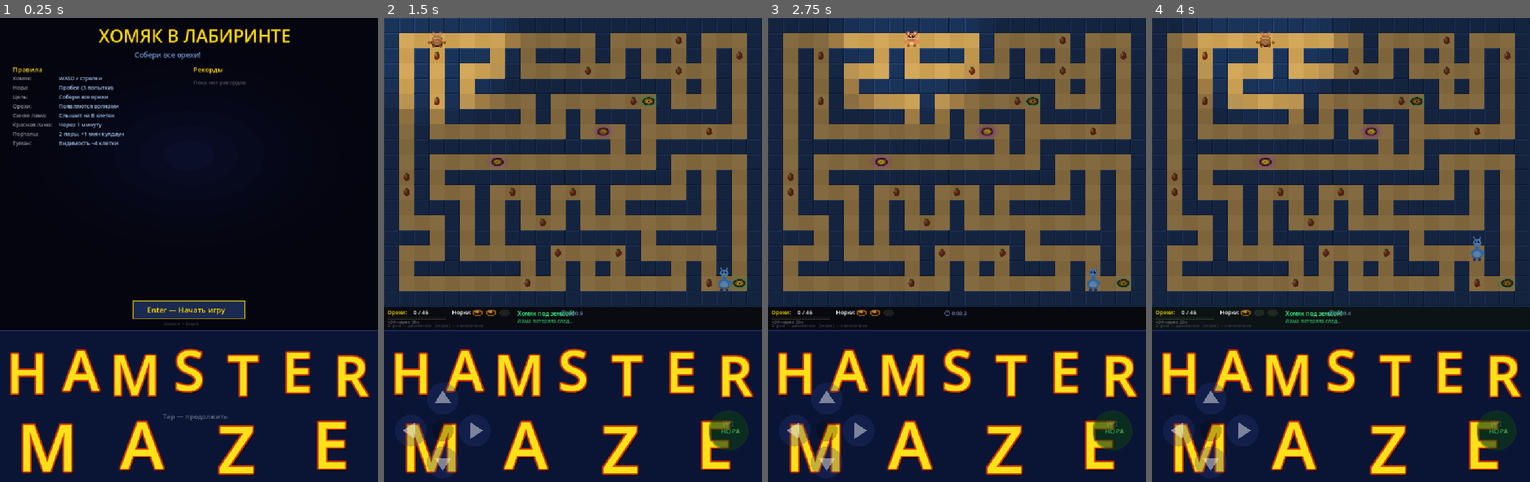
Above: before the commit, frames 1-4 (left to right).
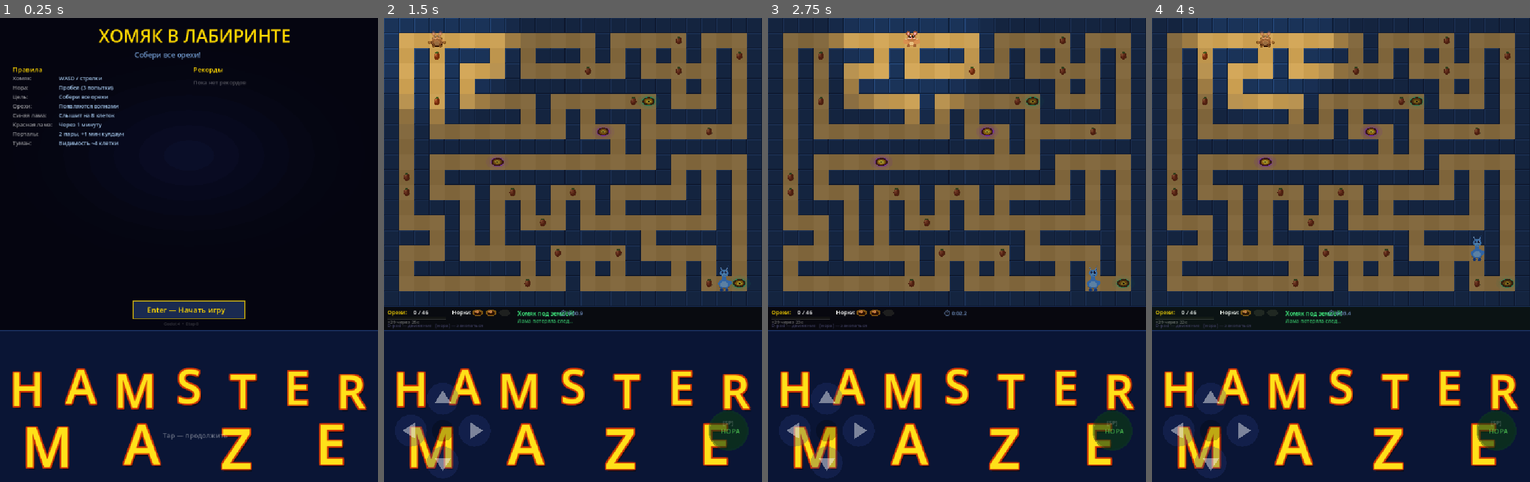
Above: after the commit, the same moments.

Repository: AndriiDiabolus/Diabolus-repository-Godot4-hamster-maze
Game: Godot game, scene res://scenes/Main.tscn
Same seed, same stepped clock (60 frames per second), same inputs: the game is played once before the commit and once after it.
Inputs (mouse positions are in pixels of both pictures, inside the frame that each line leads up to):
- Up to frame 1 (0.25 s): no input
- Up to frame 2 (1.5 s): tap Enter at 0.5, 0.6 s; move the mouse to (656, 226) at 0.52 s; hold D 0.53-1.25 s; click (656, 226) at 0.67 s; tap Space at 0.77 s; drag from (497, 273) to (554, 342) at 1.27 s
- Up to frame 3 (2.75 s): tap Space at 2 s; move the mouse to (994, 147) at 2.02 s; hold D from 2.03 s (still down); tap Enter at 2.1 s
- Up to frame 4 (4 s): release D at 2.75 s; drag from (1322, 342) to (1227, 180) at 2.77 s; tap Enter at 3.5, 3.6 s; move the mouse to (1454, 319) at 3.52 s; hold A from 3.53 s (still down); tap Space at 3.77 s

The runs differ from the first frame. In frame 1, 7.3% of the frame differs, in the area x 2-98%, y 71-99%; in frame 2, 7.1%; in frame 3, 7.1%; in frame 4, 7.1%.

Commit message:
fix: push HAMSTER MAZE fully into controls zone (baseline +180/+325, sz 110/130)
Co-Authored-By: Claude Sonnet 4.6 <noreply@anthropic.com>

Diff:
--- a/scripts/main.gd
+++ b/scripts/main.gd
@@ -1102,8 +1102,8 @@
 	_draw_ctrl_title()
 
 	if _state != "play":
-		# y=952 sits in the gap between HAMSTER (bottom≈912) and MAZE (top≈964)
-		draw_string(font, Vector2(C.W * 0.5 - 62, zone_y + 210.0),
+		# sits in gap between HAMSTER (bottom≈951) and MAZE (top≈965)
+		draw_string(font, Vector2(C.W * 0.5 - 62, zone_y + 255.0),
 			"Tap — продолжить", HORIZONTAL_ALIGNMENT_LEFT, -1, 16, Color(1, 1, 1, 0.40))
 		return
 
@@ -1140,9 +1140,9 @@
 	var zone_y: float = C.H + C.HUD
 	# Per-char vertical offsets for rocky/stone uneven look
 	var y_offs: Array = [0.0, -6.0, 4.0, -7.0, 5.0, -3.0, 6.0, -5.0, 3.0, -6.0, 4.0, -4.0]
-	# Both words stretched to fill full 900px width, spanning entire zone height
-	_draw_rocky_word("HAMSTER", 0.0, float(C.W), zone_y + 150.0, 130, y_offs)
-	_draw_rocky_word("MAZE",    0.0, float(C.W), zone_y + 335.0, 155, y_offs)
+	# Both words fully inside controls zone, stretched across full 900px width
+	_draw_rocky_word("HAMSTER", 0.0, float(C.W), zone_y + 180.0, 110, y_offs)
+	_draw_rocky_word("MAZE",    0.0, float(C.W), zone_y + 325.0, 130, y_offs)
 
 
 func _draw_rocky_word(text: String, zone_x: float, zone_w: float, baseline_y: float, sz: int, y_offs: Array) -> void:
